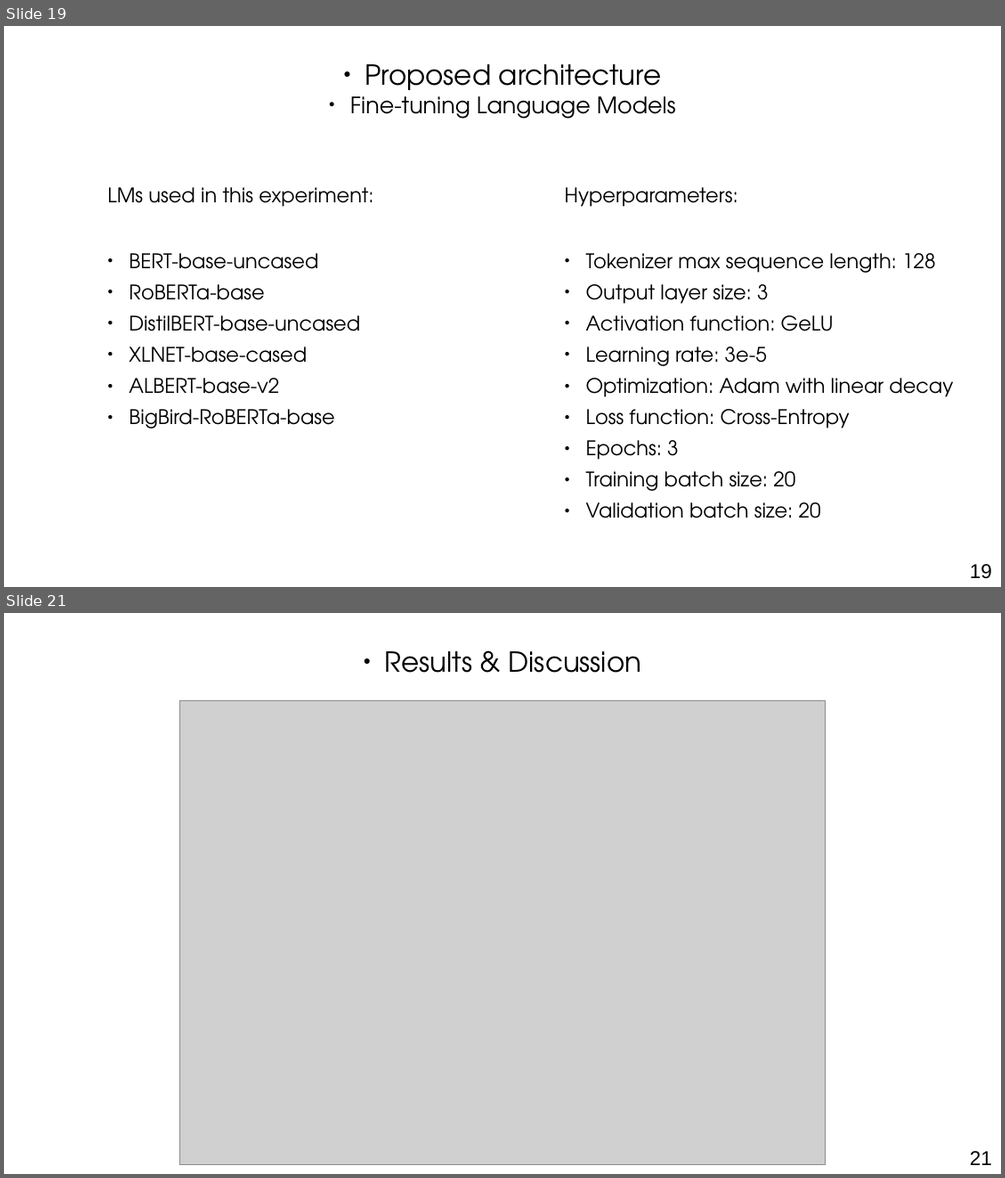
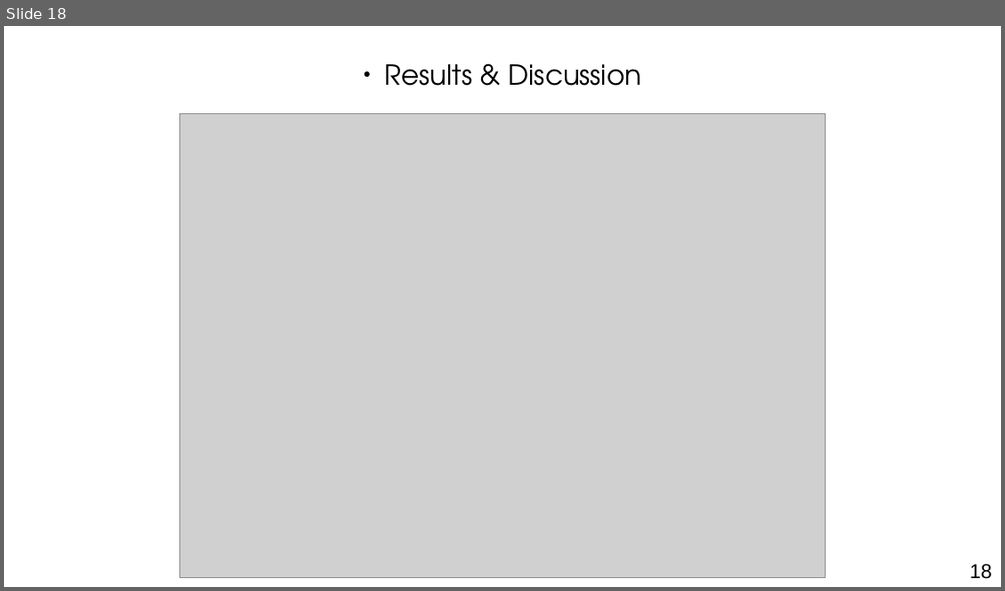
Before and after one commit to othmanelhoufi/LM-for-FactChecking, a slide deck: presentation/NLP_fact_checking.odp. Shown one above the other, each under a label of ours: slides 19 and 21 before the commit, slide 18 after it; the slides between them are not shown. The pictures are 1005x1178 and 1005x591 pixels, drawn with LibreOffice and Linux fonts; fonts in the diff are those of the drawing; grey boxes stand for pictures. Boxes give left, top, right and bottom in pixels: in the first picture for what was removed or moved away, otherwise in the second. Text is boxed around its words. In the diff, an @@ line names an element or a change of style, - is before the commit and + after.

```diff
--- a/presentation/NLP_fact_checking.odp
+++ b/presentation/NLP_fact_checking.odp
@@ slide 19 removed at bbox=[4, 26, 1001, 587], background #FFFFFF @@
@@ text removed at bbox=[350, 64, 676, 119] @@
-● Proposed architecture
-● Fine-tuning Language Models
@@ text removed at bbox=[107, 187, 373, 428] @@
-LMs used in this experiment:
-● BERT-base-uncased
-● RoBERTa-base
-● DistilBERT-base-uncased
-● XLNET-base-cased
-● ALBERT-base-v2
-● BigBird-RoBERTa-base
@@ text removed at bbox=[565, 187, 953, 518] @@
-Hyperparameters:
-● Tokenizer max sequence length: 128
-● Output layer size: 3
-● Activation function: GeLU
-● Learning rate: 3e-5
-● Optimization: Adam with linear decay
-● Loss function: Cross-Entropy
-● Epochs: 3
-● Training batch size: 20
-● Validation batch size: 20
@@ page number removed at bbox=[970, 564, 992, 579] @@
-19
@@ what was slide 21 is now slide 18 @@
@@ page number at bbox=[970, 564, 992, 579]: text changed @@
-21
+18
```
Also in this commit, not shown: 2 slides changed, 1 slide added, 6 other slides removed, 1 other file.
